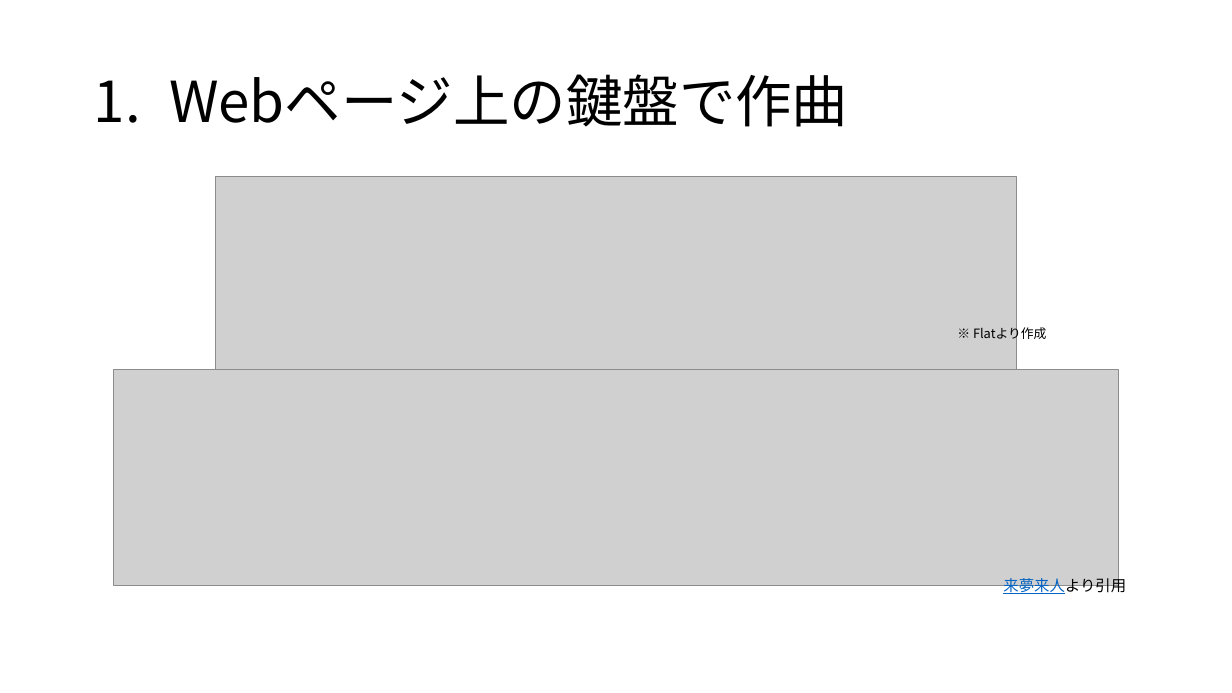
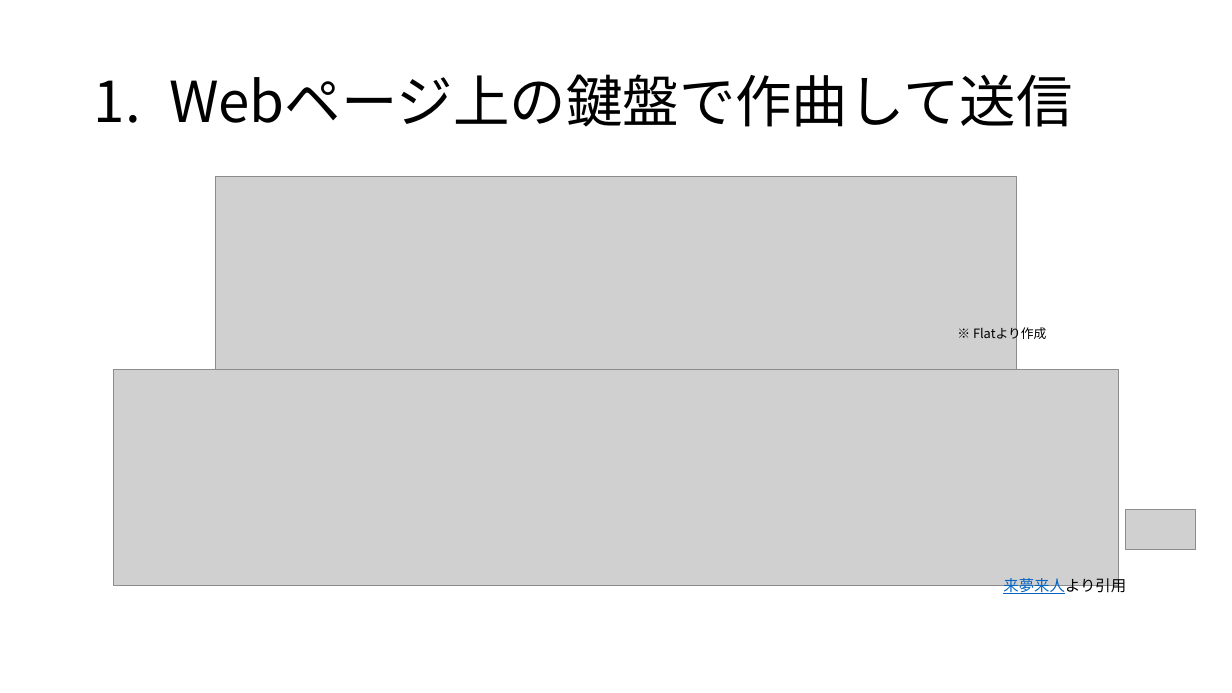
Before and after one commit to yoshitake266/bitComposer_prj, a slide deck: slide 6 of presentation/bit Composer.pptx. Drawn at 1232x693 pixels with LibreOffice and Linux fonts; fonts in the diff are those of the drawing; grey boxes stand for pictures. Boxes give left, top, right and bottom in pixels: in the first picture for what was removed or moved away, otherwise in the second. Text is boxed around its words. In the diff, an @@ line names an element or a change of style, - is before the commit and + after.

```diff
--- a/presentation/bit Composer.pptx
+++ b/presentation/bit Composer.pptx
@@ title at [169, 74, 1073, 127]: text changed @@
-1. Webページ上の鍵盤で作曲
+1. Webページ上の鍵盤で作曲して送信
@@ picture added at [1126, 509, 1197, 550] @@
```
Also in this commit, not shown: 3 other slides changed, 2 slides added, 2 slides removed.
